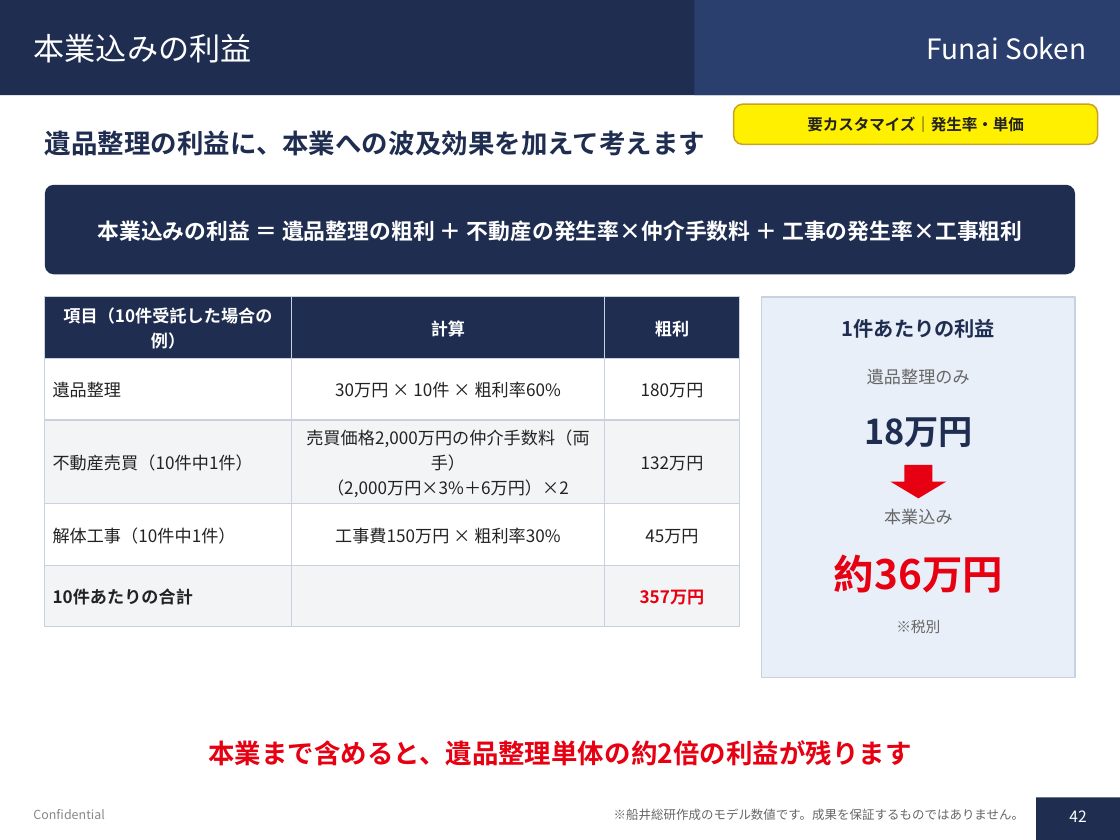
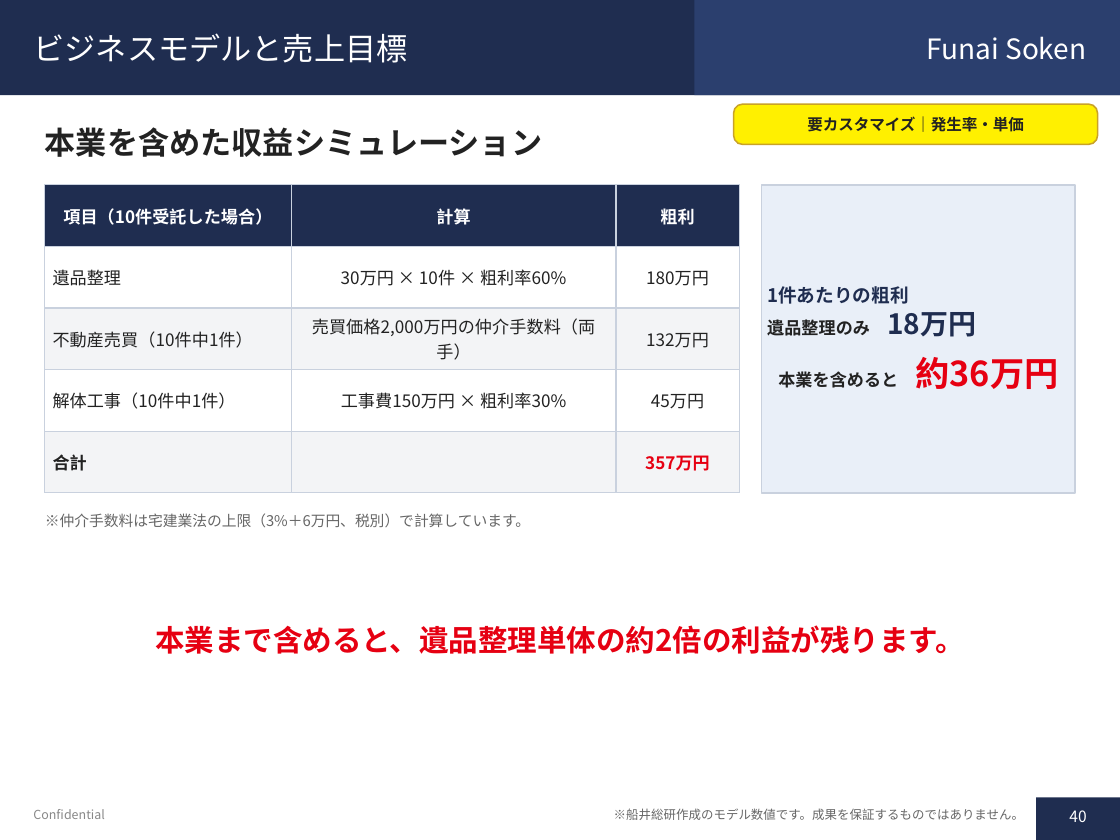
Before and after one commit to soshiro-iki-sys/-, a slide deck: slide 40 of proposals/遺品整理事業_企画書.pptx (slide 42 before the commit). Drawn at 1120x840 pixels with LibreOffice and Linux fonts; fonts in the diff are those of the drawing. Boxes give left, top, right and bottom in pixels: in the first picture for what was removed or moved away, otherwise in the second. Text is boxed around its words. In the diff, an @@ line names an element or a change of style, - is before the commit and + after.

```diff
--- a/proposals/遺品整理事業_企画書.pptx
+++ b/proposals/遺品整理事業_企画書.pptx
@@ title at <box>34,33,408,63</box>: text changed @@
-本業込みの利益
+ビジネスモデルと売上目標
@@ text at <box>45,127,542,157</box>: text changed; size 17 to 20 pt; text colour #1F2D50 to #222222 @@
-遺品整理の利益に、本業への波及効果を加えて考えます
+本業を含めた収益シミュレーション
@@ table at <box>45,185,739,475</box> @@
-row 1, column 1: 項目（10件受託した場合の例）
+row 1, column 1: 項目（10件受託した場合）
-row 3, column 2: 売買価格2,000万円の仲介手数料（両手） / （2,000万円×3%＋6万円）×2
+row 3, column 2: 売買価格2,000万円の仲介手数料（両手）
-row 5, column 1: 10件あたりの合計
+row 5, column 1: 合計
@@ table: place and size @@
-table at <box>45,297,739,609</box>
+table at <box>45,185,739,475</box>
@@ rounded rectangle removed at <box>45,185,1075,274</box> @@
@@ rectangle: place and size @@
-rectangle at <box>762,297,1075,678</box>
+rectangle at <box>762,185,1075,493</box>
@@ text "1件あたりの粗利 遺品整理のみ 18万円 本業を含めると 約36万円" at <box>767,286,1059,389</box>: vertical alignment top to middle @@
@@ text removed at <box>97,220,1022,241</box> @@
-本業込みの利益 ＝ 遺品整理の粗利 ＋ 不動産の発生率×仲介手数料 ＋ 工事の発生率×工事粗利
@@ text at <box>767,286,1059,389</box>: text changed; text colour #666666 to #222222; bold on @@
-遺品整理のみ
+1件あたりの粗利
+遺品整理のみ 18万円
+本業を含めると 約36万円
@@ text removed at <box>842,319,995,338</box> @@
-1件あたりの利益
@@ text removed at <box>864,417,973,447</box> @@
-18万円
@@ down arrow removed at <box>890,465,946,498</box> @@
@@ text removed at <box>884,508,953,525</box> @@
-本業込み
@@ text added at <box>45,513,530,527</box>, 9.5 pt, text #666666 @@
+※仲介手数料は宅建業法の上限（3%＋6万円、税別）で計算しています。
@@ text removed at <box>834,554,1003,593</box> @@
-約36万円
@@ text at <box>155,625,965,654</box>: text changed; size 17 to 19 pt @@
-本業まで含めると、遺品整理単体の約2倍の利益が残ります
+本業まで含めると、遺品整理単体の約2倍の利益が残ります。
@@ text removed at <box>896,620,940,633</box> @@
-※税別
@@ page number at <box>1069,810,1086,822</box>: text changed @@
-42
+40
```
Also in this commit, not shown: 34 other slides changed, 36 slides added, 20 slides removed, 1 other file.
